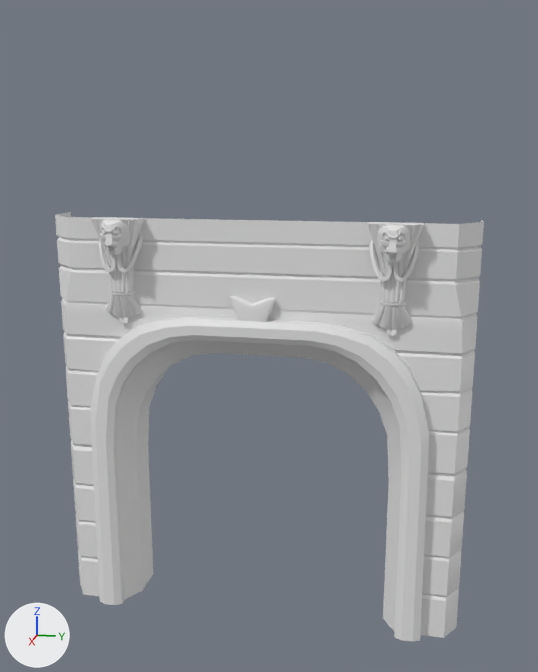
Renders of the FBX model Assets/3D_Assets/Enviro/Meshes/Base_collums.fbx from each side of a commit.
Camera for both pictures: a 50 mm camera at (12.12, 2.18, 3.84) aimed at (0.01, -0.24, 0.81). The axes (+X, +Y, +Z) are drawn at lower left. The lights are the same throughout. Where no turn or scale is listed for an object, it has been applied to the vertices. Vertices at the same position are counted once.

The scene before the commit, as lines of its bpy script (objects in view):
```python
me_béziercurve_001 = bpy.data.meshes.new('BézierCurve.001')
me_béziercurve_001.from_pydata(...)  # 1266 vertices, 1034 faces; spans x -0.5..0.03, y -0.32..4.06, z -0.59..0.15
me_cube = bpy.data.meshes.new('Cube')
me_cube.from_pydata(...)  # 494 vertices, 380 faces; spans x -0.62..-0.24, y -0.35..4.12, z -1.24..0.26
me_cube_001 = bpy.data.meshes.new('Cube.001')
me_cube_001.from_pydata(...)  # 33 vertices, 24 faces; spans x 0.144..0.231, y 1.184..1.596, z 0.959..1.178
me_cube_005 = bpy.data.meshes.new('Cube.005')
me_cube_005.from_pydata(...)  # 599 vertices, 524 faces; spans x -0.62..0.35, y -3.0..3.0, z -3.16..2.82
ob_béziercurve_001 = bpy.data.objects.new('BézierCurve.001', me_béziercurve_001)
ob_béziercurve_001.location = (2.74, -1.87, 2.82)
ob_cube = bpy.data.objects.new('Cube', me_cube_005)
ob_cube.location = (2.12, 0.0, 0.15)
ob_cube_002 = bpy.data.objects.new('Cube.002', me_cube_001)
ob_cube_002.location = (2.08, -2.09, 0.16)
ob_cube_002.scale = (1.5, 1.5, 1.51)
ob_cube_004 = bpy.data.objects.new('Cube.004', me_cube)
ob_cube_004.location = (2.85, -1.88, 2.71)
```
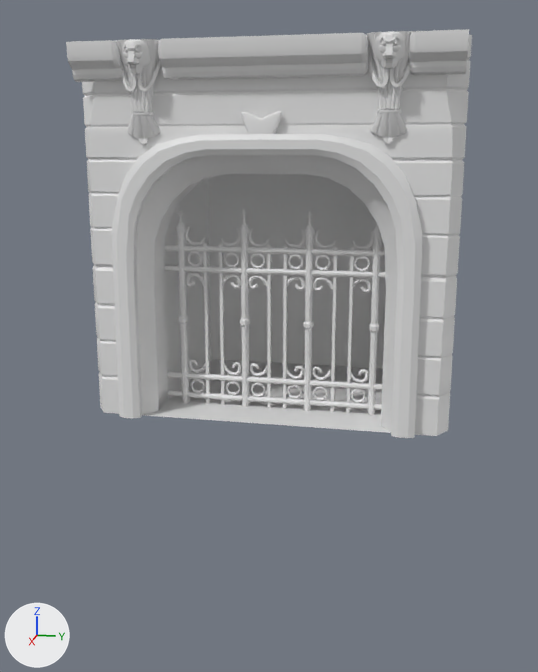
The change in detail:
me_cube_001 is used by ob_cube_002; location (2.08, -2.09, 0.16); scale (1.5, 1.5, 1.51).
me_cube_001 had 33 vertices, 24 faces and spanned x 0.144..0.231, y 1.184..1.596, z 0.959..1.178.
me_cube_001 now has 1604 vertices, 1125 faces and spans x -3.511..0.869, y -0.079..0.122, z -2.181..1.728.
me_cube_001 part 1: 1604 vertices added at x -3.511..0.869, y -0.079..0.122, z -2.181..1.728.
me_cube_001 part 2: 33 vertices removed from x 0.144..0.231, y 1.184..1.596, z 0.959..1.178.
Mesh me_cube_031 is new.
It has 2552 vertices, 2087 faces and spans x -3.91..0.25, y -3.02..2.98, z -5.84..0.16.
Object 'Cube.004' (ob_cube_004) is deleted.
Object 'BézierCurve.001' (ob_béziercurve_001) is deleted.
Object 'Cube.002' (ob_cube_002) moves from (2.08, -2.09, 0.16) to (-0.14, -0.02, 2.25).
Object 'Cube.002' (ob_cube_002) turns from (0, 0, 0) to (-90, -90, 0) degrees about x, y and z.
Object 'Cube.002' (ob_cube_002) is rescaled from (1.5, 1.5, 1.51) to (0.79, 0.79, 1.0).
Object 'Cube' (ob_cube) is deleted.
Object 'Cube.022' (ob_cube_022) is new; it shows me_cube_031.
Its location is (0.9, -0.19, 5.32).

Changed parts and their boxes [x1, y1, x2, y2] in the pictures (538 x 672 px):
'Cube.022', added: after [66, 29, 472, 438]
'Cube', deleted: before [55, 212, 484, 642]
'Cube.002', reshaped, moved, turned, rescaled: before [230, 296, 275, 322]; after [164, 208, 385, 415]
'Cube.004', deleted: before [91, 217, 424, 336]
'BézierCurve.001', deleted: before [99, 220, 419, 282]
part 1 of me_cube_001, added: after [164, 208, 385, 415]
part 2 of me_cube_001, deleted: before [230, 296, 275, 322]
